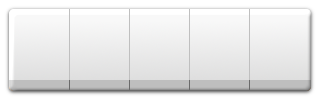
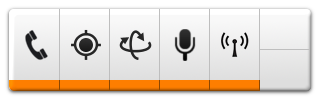
Before/after of a 320 × 100 layered artwork. What changed in the layer stack:
added layer "wifi" above "mic" over [221, 31, 250, 58]
added layer "mic" above "accelerometer" over [174, 29, 196, 61]
added layer "accelerometer" above "gps" over [119, 30, 152, 60]
added layer "gps" above "phone state" over [71, 29, 101, 60]
added layer "phone state" above "dividers active 5pc" over [25, 29, 48, 61]
added layer "dividers active 6pc" above "overlay active" over [59, 9, 310, 91]
moved "overlay active" above "dividers inactive 5pc", painted on it over [9, 80, 311, 91]
painted on "overlay inactive" over [69, 80, 311, 91]
painted on "widget" over [69, 9, 250, 80]
